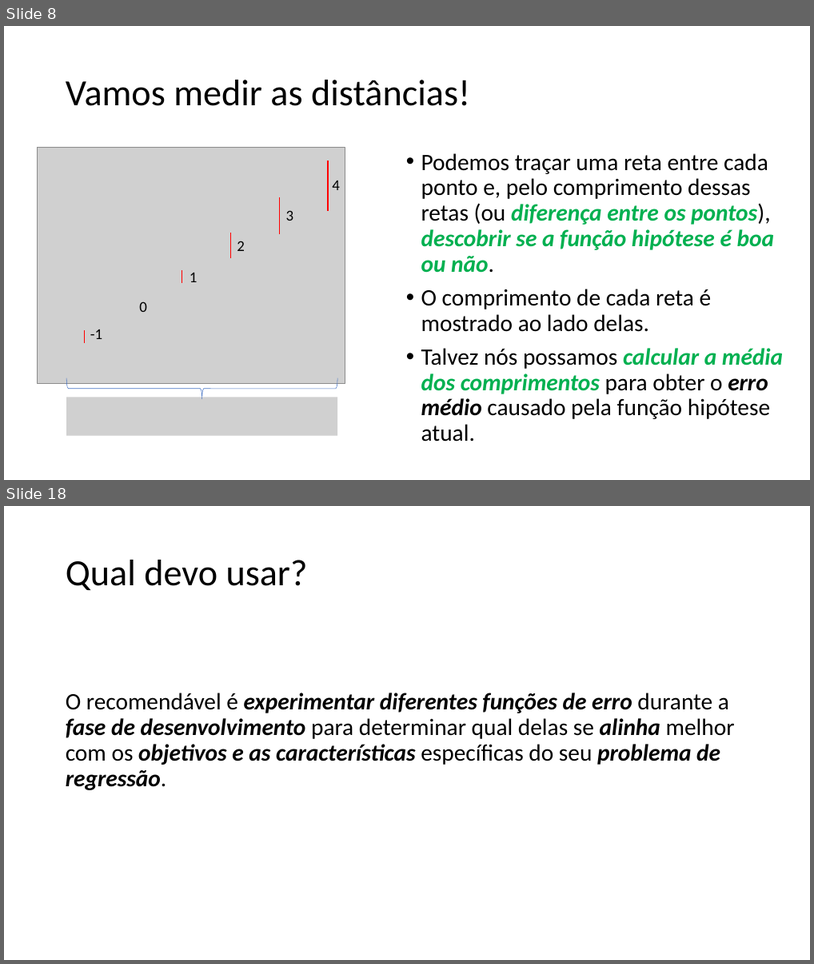
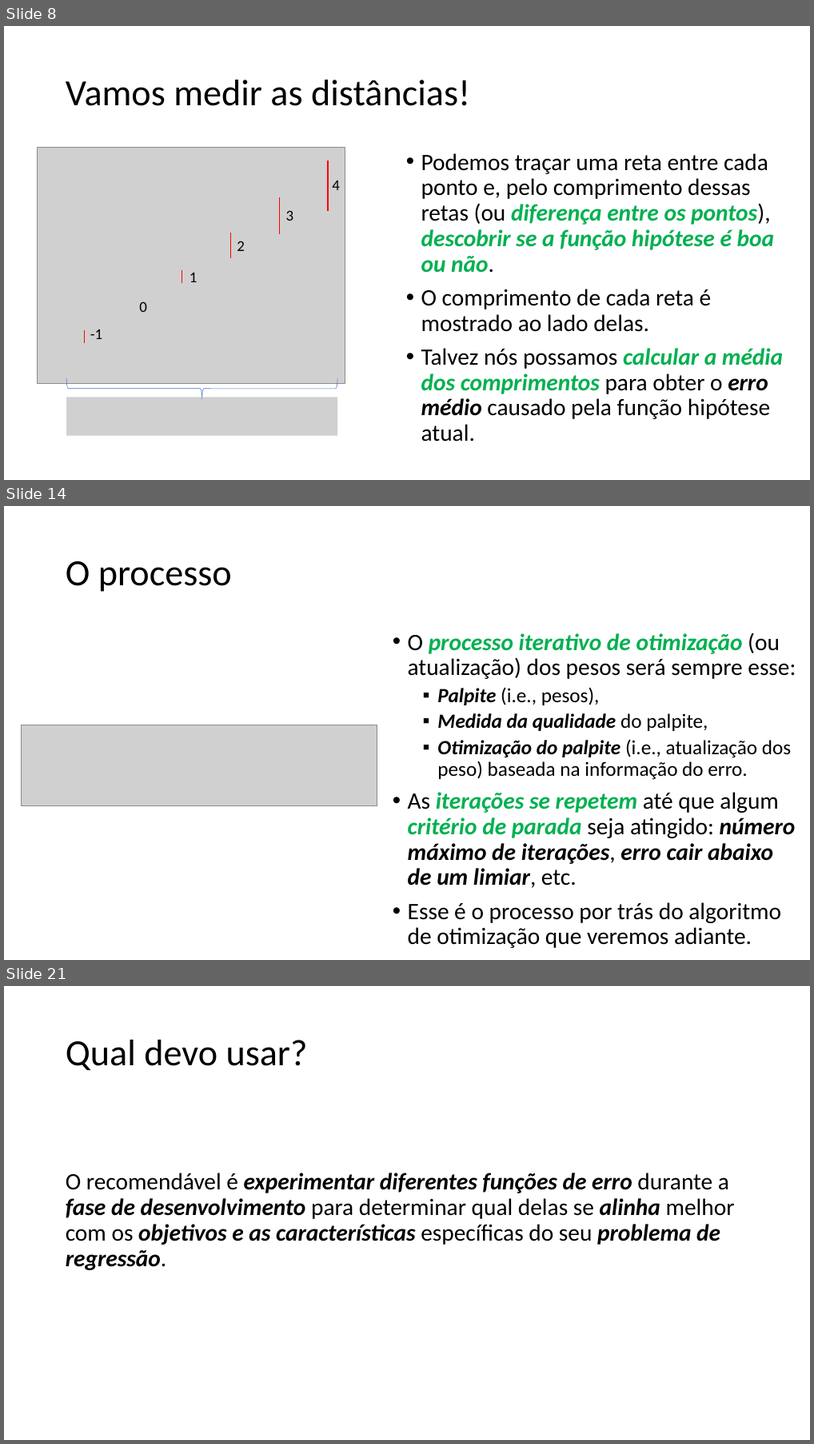
Before and after one commit to zz4fap/tp557-iot-ml, a slide deck: slides/TP557_5_Medindo_a_precisão_de_um_modelo_de_ML.pptx. Shown one above the other, each under a label of ours: slides 8 and 18 before the commit, slides 8, 14 and 21 after it; the slides between them are not shown. The pictures are 814x964 and 814x1444 pixels, drawn with LibreOffice and Linux fonts; fonts in the diff are those of the drawing; grey boxes stand for pictures. Boxes give left, top, right and bottom in pixels: in the first picture for what was removed or moved away, otherwise in the second. Text is boxed around its words. In the diff, an @@ line names an element or a change of style, - is before the commit and + after.

```diff
--- a/slides/TP557_5_Medindo_a_precisão_de_um_modelo_de_ML.pptx
+++ b/slides/TP557_5_Medindo_a_precisão_de_um_modelo_de_ML.pptx
@@ slide 14 added at box(4, 506, 810, 960), background #FFFFFF @@
@@ title added at box(66, 561, 232, 592), 44 pt, text #000000 @@
+O processo
@@ text added at box(408, 632, 796, 948), 28 pt, text #000000 @@
+• O processo iterativo de otimização (ou atualização) dos pesos será sempre esse:
+  ▪ Palpite (i.e., pesos),
+  ▪ Medida da qualidade do palpite,
+  ▪ Otimização do palpite (i.e., atualização dos peso) baseada na informação do erro.
+• As iterações se repetem até que algum critério de parada seja atingido: número máximo de iterações, erro cair abaixo de um limiar, etc.
+• Esse é o processo por trás do algoritmo de otimização que veremos adiante.
@@ picture added at box(21, 725, 378, 806) @@
@@ what was slide 18 is now slide 21 @@
```
Also in this commit, not shown: 15 slides changed, 6 other slides added, 1 other file.
